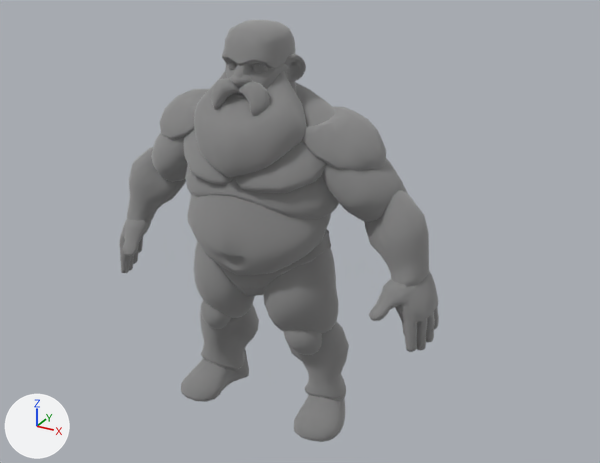
The FBX model server-file/public/models/characters/DWARF_MALE/DWARF_MALE.fbx, before and after one commit.
Before and after are seen from a camera (50 mm lens) standing at (2.07, -3.4, 2.78) and looking at (0.17, 0.05, 1.05). Arrows for +X, +Y and +Z are at lower left; the lights stay in place.

In view in the first picture: 'DwarfMale'.
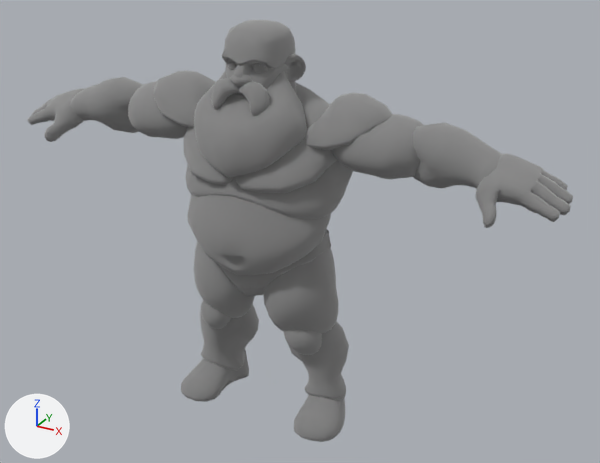
What differs and where, as boxes [x1, y1, x2, y2] in the pictures (600 x 463 px; the box of a moved part takes in the faces that stretch with it):
'DwarfMale', reshaped (70% wider)
    before: [119, 20, 439, 442]
    after: [28, 20, 573, 442]
part 1 of me_dwarfmale, moved or reshaped
    before: [127, 147, 186, 224]
    after: [70, 77, 143, 133]
part 2 of me_dwarfmale, moved or reshaped
    before: [119, 219, 151, 273]
    after: [28, 88, 85, 142]
part 3 of me_dwarfmale, moved or reshaped
    before: [364, 190, 429, 287]
    after: [412, 122, 501, 189]
part 4 of me_dwarfmale, moved or reshaped
    before: [369, 271, 439, 352]
    after: [476, 153, 573, 228]
part 5 of me_dwarfmale, moved or reshaped
    before: [151, 48, 408, 222]
    after: [128, 48, 424, 179]

The change, as a diff of the scene's bpy script:
```diff
--- a/server-file/public/models/characters/DWARF_MALE/DWARF_MALE.fbx.py
+++ b/server-file/public/models/characters/DWARF_MALE/DWARF_MALE.fbx.py
@@ me_dwarfmale @@
 # used by ob_dwarfmale; location = (0.0, 0.0, 0.0)
-me_dwarfmale.from_pydata(...)  # 7233 vertices, 7208 faces; spans x -0.94..0.94, y -0.37..0.28, z 0.0..2.12
+me_dwarfmale.from_pydata(...)  # 7233 vertices, 7208 faces; spans x -1.51..1.51, y -0.37..0.28, z 0.0..2.12
+# me_dwarfmale part 1: the loose piece of 210 vertices spanning x -0.89..-0.53, y -0.12..0.16, z 0.92..1.38 is turned 59.8 degrees about the y axis through its middle, then moved by (-0.24, 0.0, 0.41)
+# me_dwarfmale part 2: the loose piece of 576 vertices spanning x -0.94..-0.7, y -0.26..0.09, z 0.62..1.0 is turned 59.8 degrees about the y axis through its middle, then moved by (-0.48, 0.0, 0.68)
+# me_dwarfmale part 3: the loose piece of 210 vertices spanning x 0.53..0.89, y -0.12..0.16, z 0.92..1.38 is turned -59.8 degrees about the y axis through its middle, then moved by (0.24, 0.0, 0.41)
+# me_dwarfmale part 4: the loose piece of 576 vertices spanning x 0.7..0.94, y -0.26..0.09, z 0.62..1.0 is turned -59.8 degrees about the y axis through its middle, then moved by (0.48, 0.0, 0.68)
+# me_dwarfmale part 5: 13 vertices moved within x -0.4..0.4, y -0.21..0.09, z 1.6..1.96; 576 vertices removed from x -0.73..0.73, y -0.16..0.21, z 1.21..1.72; 576 vertices added at x -0.87..0.87, y -0.16..0.21, z 1.44..1.81
 me_dwarfmale.materials.append(mat_dwarfmale)
```
